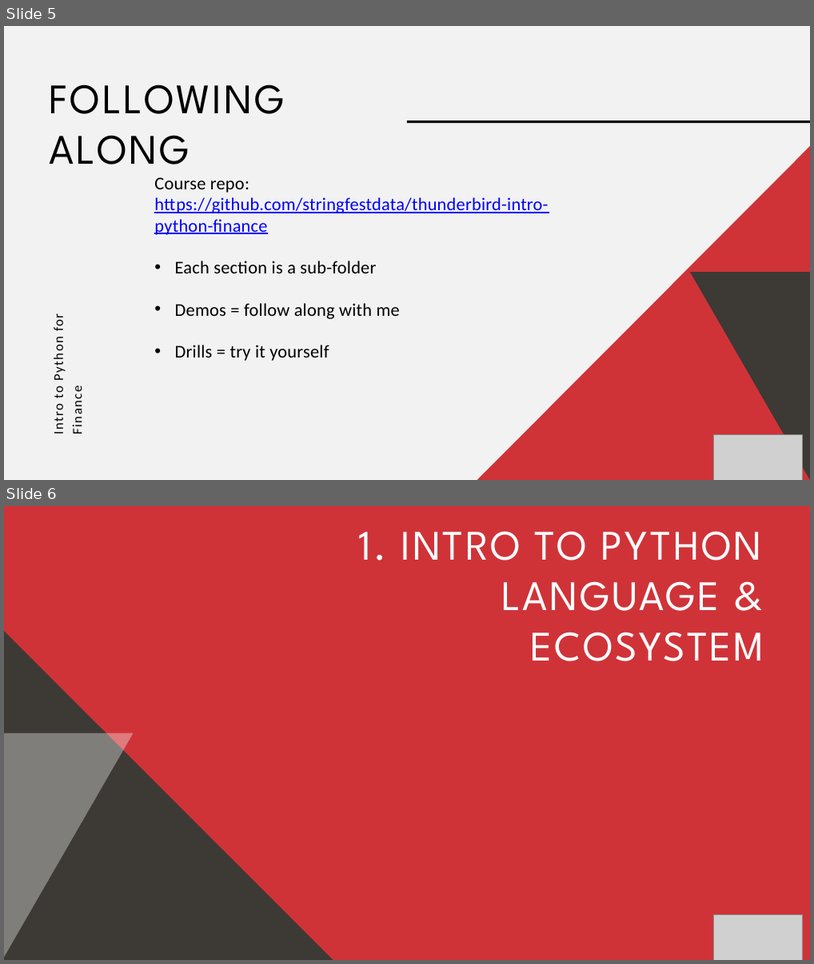
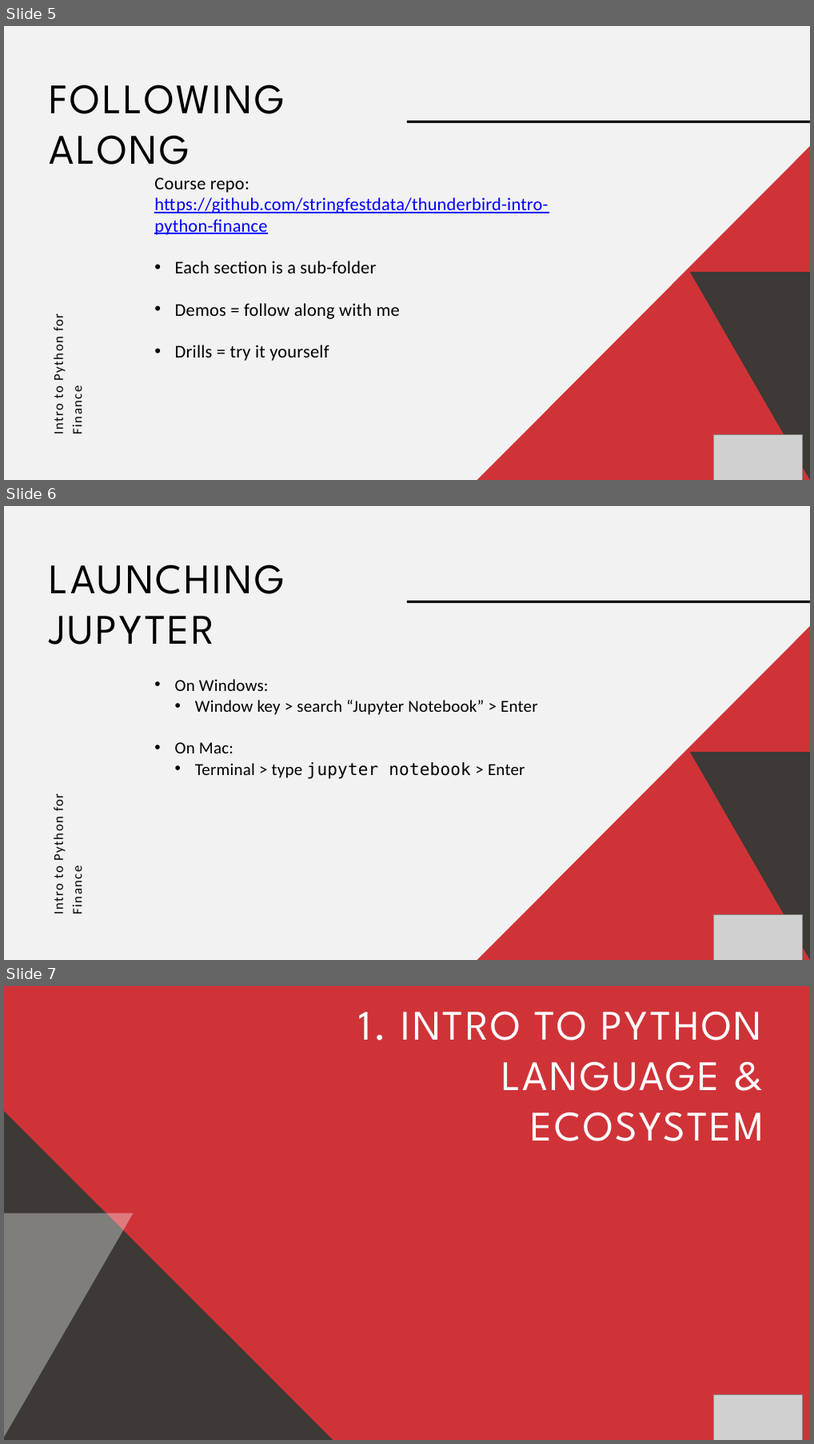
Before and after one commit to stringfestdata/thunderbird-intro-python-finance, a slide deck: thunderbird-intro-python-finance.pptx. Shown one above the other, each under a label of ours: slides 5 and 6 before the commit, slides 5, 6 and 7 after it. The pictures are 814x964 and 814x1444 pixels, drawn with LibreOffice and Linux fonts; fonts in the diff are those of the drawing; grey boxes stand for pictures. Boxes give left, top, right and bottom in pixels: in the first picture for what was removed or moved away, otherwise in the second. Text is boxed around its words. In the diff, an @@ line names an element or a change of style, - is before the commit and + after.

Commit message:
load PDF, add Jupyter instructions

```diff
--- a/thunderbird-intro-python-finance.pptx
+++ b/thunderbird-intro-python-finance.pptx
@@ slide 6 added at [4,506,810,960], background #F2F2F2 @@
@@ text added at [50,564,285,644], 75 pt, text #000000 @@
+LAUNCHING JUPYTER
@@ rectangle added at [407,600,810,603], fill #000000 @@
@@ freeform shape added at [477,626,810,960], fill #CF3338 @@
@@ text added at [175,679,538,779], 30 pt, text #000000 @@
+• On Windows:
+  • Window key > search “Jupyter Notebook” > Enter
+• On Mac:
+  • Terminal > type jupyter notebook > Enter
@@ freeform shape added at [690,752,810,960], fill #3D3935 @@
@@ text added at [50,795,86,913], 24 pt, text #000000 @@
+Intro to Python for Finance
@@ picture added at [714,914,802,960] @@
@@ what was slide 6 is now slide 7 @@
```
Also in this commit, not shown: 1 other file.
